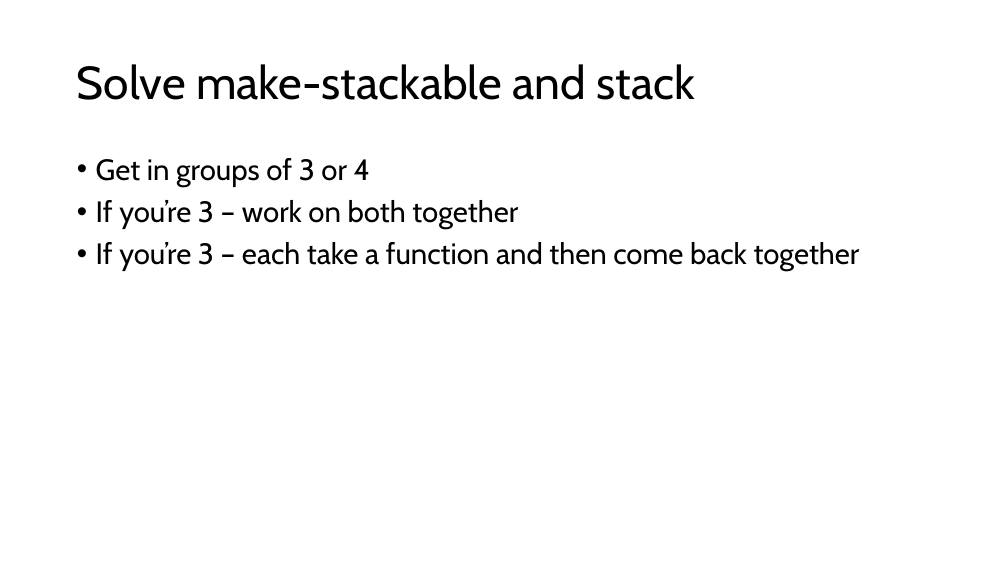
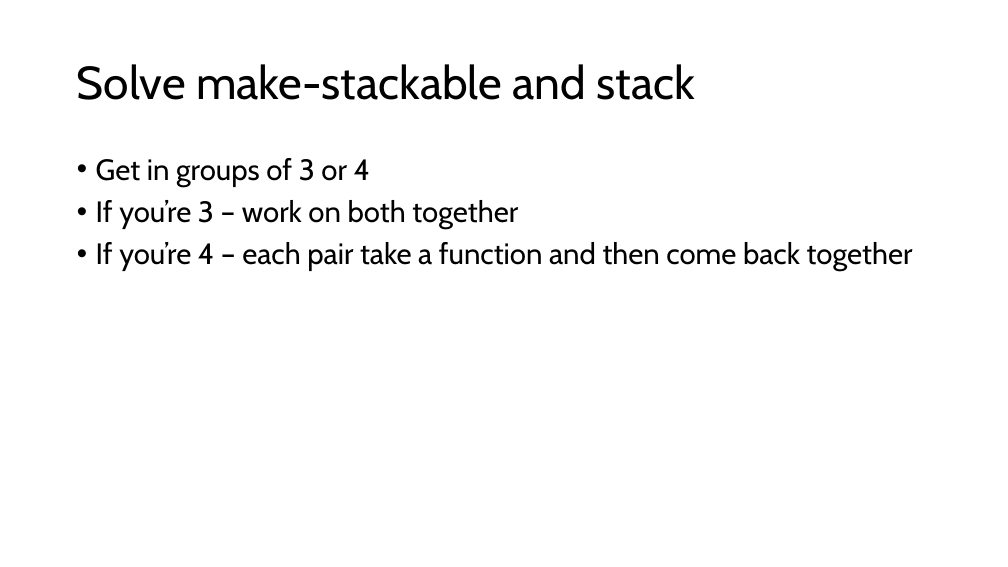
Before and after one commit to RHIT-CSSE/csse304, a slide deck: slide 6 of ClassMaterials/ProcedureProcedures/ProcedureProcedures.pptx. Drawn at 1008x567 pixels with LibreOffice and Linux fonts; fonts in the diff are those of the drawing. Boxes give left, top, right and bottom in pixels: in the first picture for what was removed or moved away, otherwise in the second. Text is boxed around its words. In the diff, an @@ line names an element or a change of style, - is before the commit and + after.

```diff
--- a/ClassMaterials/ProcedureProcedures/ProcedureProcedures.pptx
+++ b/ClassMaterials/ProcedureProcedures/ProcedureProcedures.pptx
@@ text at box(96, 242, 913, 271): text changed @@
-• If you’re 3 – each take a function and then come back together
+• If you’re 4 – each pair take a function and then come back together
```
Also in this commit, not shown: 3 other files.
